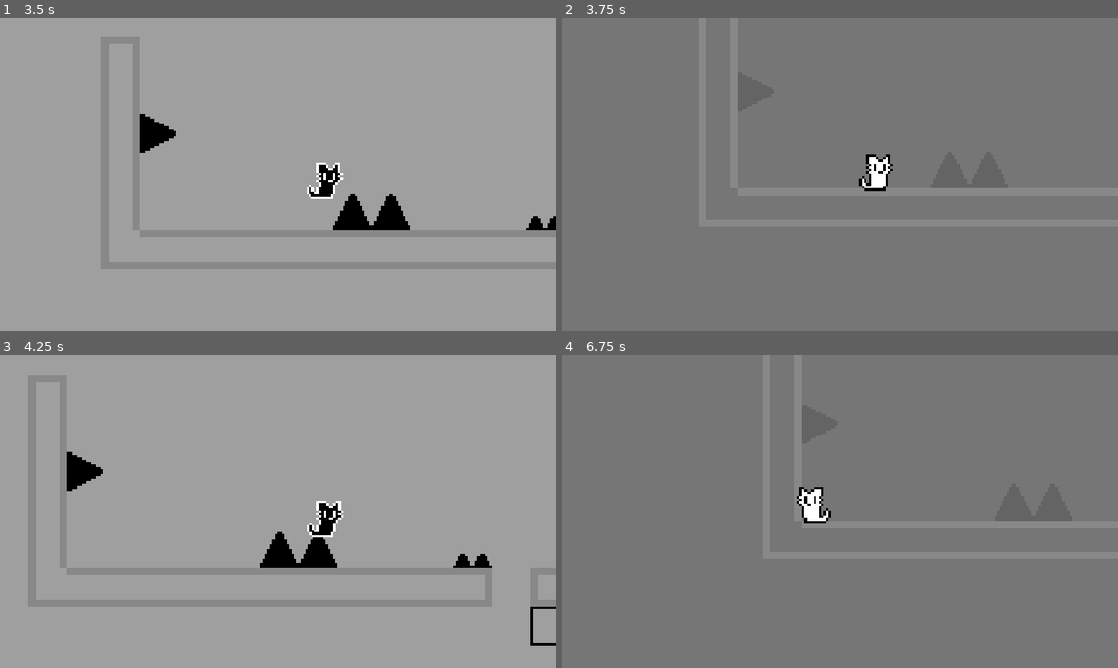
Above: before the commit, frames 1-4 (two rows, left to right).
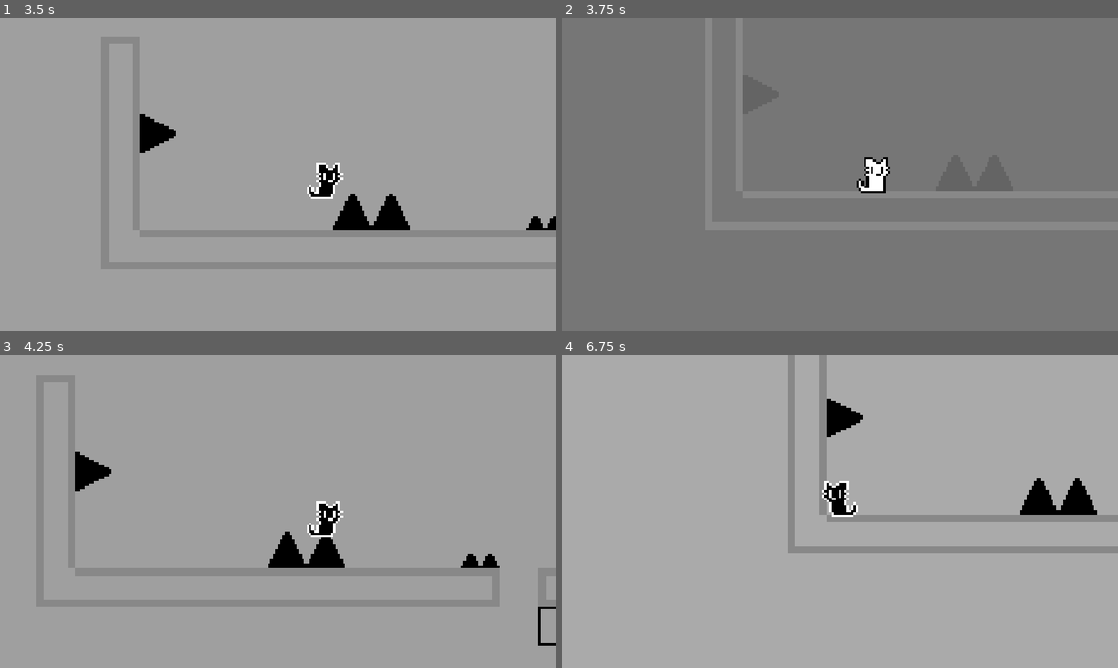
Above: after the commit, the same moments.

Repository: rehcsinroh/Leapshift
Game: Godot game, scene res://main.tscn
Same seed, same stepped clock (60 frames per second), same inputs: the game is played once before the commit and once after it.
Inputs:
- Up to frame 1 (3.5 s): hold D (move_right) 0.53-2.03 s; tap W (jump) at 0.77, 1.52, 3.02 s; hold A (move_left) 2.03-2.78 s; hold D (move_right) from 2.78 s (still down)
- Up to frame 2 (3.75 s): keep holding D (move_right)
- Up to frame 3 (4.25 s): keep holding D (move_right); tap W (jump) at 3.77 s
- Up to frame 4 (6.75 s): release D (move_right) at 4.28 s; hold A (move_left) 4.28-5.03 s; tap W (jump) at 4.52, 6.02 s; hold D (move_right) 5.03-5.78 s; hold A (move_left) from 5.78 s (still down)

Frame 1 is identical in both runs. In frame 2, 0.6% of the frame differs, in the area x 31-82%, y 17-56%; in frame 3, 1.3%; in frame 4, 97%, in the area x 0-100%, y 0-100%.

Commit message:
spike hitboxes accurate

Diff:
--- a/main.tscn
+++ b/main.tscn
@@ -22,9 +22,11 @@
 texture = ExtResource("3_w48qg")
 texture_region_size = Vector2i(64, 64)
 1:0/0 = 0
-1:0/0/physics_layer_1/polygon_0/points = PackedVector2Array(-32, -32, 32, -32, 32, 32, -32, 32)
-2:0/0 = 0
-2:0/0/physics_layer_1/polygon_0/points = PackedVector2Array(-32, -32, 32, -32, 32, 32, -32, 32)
+1:0/0/physics_layer_0/polygon_0/points = PackedVector2Array(-22.353165, 0.22578812, 32, -32, 32, 32)
+1:0/0/physics_layer_1/polygon_0/points = PackedVector2Array(32, -32, 32, 32, -23.768867, 0.273201)
+2:0/0 = 0
+2:0/0/physics_layer_0/polygon_0/points = PackedVector2Array(-32, -32, 32, -32, 0.22579193, 21.450005)
+2:0/0/physics_layer_1/polygon_0/points = PackedVector2Array(32, -32, -0.27320862, 22.67604, -32, -32)
 6:0/0 = 0
 7:0/0 = 0
 8:0/0 = 0
@@ -72,10 +74,12 @@
 12:3/0 = 0
 13:3/0 = 0
 0:0/0 = 0
-0:0/0/physics_layer_1/polygon_0/points = PackedVector2Array(-32, -32, 32, -32, 32, 32, -32, 32)
+0:0/0/physics_layer_0/polygon_0/points = PackedVector2Array(-0.22578812, -18.740532, 32, 32, -32, 32)
+0:0/0/physics_layer_1/polygon_0/points = PackedVector2Array(0.27320862, -25.408104, 32, 32, -32, 32)
 0:1/0 = 0
 3:0/0 = 0
-3:0/0/physics_layer_1/polygon_0/points = PackedVector2Array(-32, -32, 32, -32, 32, 32, -32, 32)
+3:0/0/physics_layer_0/polygon_0/points = PackedVector2Array(-32, -32, 23.707901, -0.22579193, -32, 32)
+3:0/0/physics_layer_1/polygon_0/points = PackedVector2Array(23.768867, 0.273201, -32, 32, -32, -32)
 3:1/0 = 0
 4:0/0 = 0
 5:0/0 = 0
@@ -94,13 +98,17 @@
 texture = ExtResource("4_vivmo")
 texture_region_size = Vector2i(64, 64)
 0:0/0 = 0
-0:0/0/physics_layer_1/polygon_0/points = PackedVector2Array(-32, -32, 32, -32, 32, 32, -32, 32)
-1:0/0 = 0
-1:0/0/physics_layer_1/polygon_0/points = PackedVector2Array(-32, -32, 32, -32, 32, 32, -32, 32)
-2:0/0 = 0
-2:0/0/physics_layer_1/polygon_0/points = PackedVector2Array(-32, -32, 32, -32, 32, 32, -32, 32)
-3:0/0 = 0
-3:0/0/physics_layer_1/polygon_0/points = PackedVector2Array(-32, -32, 32, -32, 32, 32, -32, 32)
+0:0/0/physics_layer_0/polygon_0/points = PackedVector2Array(-16.031055, 10.612106, -0.22578812, 32, 16.482635, 11.06369, 32, 32, -32, 32)
+0:0/0/physics_layer_1/polygon_0/points = PackedVector2Array(32, 32, -32, 32, -15.572704, 11.201416, -0.8196182, 32, 15.572708, 9.015778)
+1:0/0 = 0
+1:0/0/physics_layer_0/polygon_0/points = PackedVector2Array(32, -0.67736816, 10.612106, -16.03106, 32, -32, 32, 32, 10.16053, 16.482635)
+1:0/0/physics_layer_1/polygon_0/points = PackedVector2Array(32, 32, 11.201424, 16.11911, 32, 0.273201, 11.201424, -17.21194, 32, -32)
+2:0/0 = 0
+2:0/0/physics_layer_0/polygon_0/points = PackedVector2Array(-16.031055, -11.515266, -32, -32, 32, -32, 16.482635, -11.06369, 0.22579193, -32)
+2:0/0/physics_layer_1/polygon_0/points = PackedVector2Array(16.119118, -12.840656, -0.27320862, -32, -16.665527, -11.747833, -32, -32, 32, -32)
+3:0/0 = 0
+3:0/0/physics_layer_0/polygon_0/points = PackedVector2Array(-32, 32, -32, -32, -10.16053, -16.03106, -32, 0.67736816, -9.70895, 16.482635)
+3:0/0/physics_layer_1/polygon_0/points = PackedVector2Array(-32, 0.273201, -11.20142, 15.5727005, -32, 32, -32, -32, -11.20142, -16.119122)
 
 [sub_resource type="TileSetAtlasSource" id="TileSetAtlasSource_074og"]
 texture = ExtResource("4_yaehf")
@@ -289,25 +297,33 @@
 texture = ExtResource("6_yaehf")
 texture_region_size = Vector2i(64, 64)
 0:0/0 = 0
-0:0/0/physics_layer_1/polygon_0/points = PackedVector2Array(-32, -32, 32, -32, 32, 32, -32, 32)
-1:0/0 = 0
-1:0/0/physics_layer_1/polygon_0/points = PackedVector2Array(-32, -32, 32, -32, 32, 32, -32, 32)
-2:0/0 = 0
-2:0/0/physics_layer_1/polygon_0/points = PackedVector2Array(-32, -32, 32, -32, 32, 32, -32, 32)
-3:0/0 = 0
-3:0/0/physics_layer_1/polygon_0/points = PackedVector2Array(-32, -32, 32, -32, 32, 32, -32, 32)
+0:0/0/physics_layer_0/polygon_0/points = PackedVector2Array(0.22579193, -23.256325, 32, 32, -32, 32)
+0:0/0/physics_layer_1/polygon_0/points = PackedVector2Array(-0.273201, -26.500923, 32, 32, -32, 32)
+1:0/0 = 0
+1:0/0/physics_layer_0/polygon_0/points = PackedVector2Array(32, -32, 32, 32, -24.611061, -0.22579193)
+1:0/0/physics_layer_1/polygon_0/points = PackedVector2Array(32, -32, 32, 32, -22.676044, -0.27320862)
+2:0/0 = 0
+2:0/0/physics_layer_0/polygon_0/points = PackedVector2Array(32, -32, 0.22579193, 24.159477, -32, -32)
+2:0/0/physics_layer_1/polygon_0/points = PackedVector2Array(32, -32, 0.8196182, 23.22245, -32, -32)
+3:0/0 = 0
+3:0/0/physics_layer_0/polygon_0/points = PackedVector2Array(26.868958, -0.22579193, -32, 32, -32, -32)
+3:0/0/physics_layer_1/polygon_0/points = PackedVector2Array(26.500923, -0.27320862, -32, 32, -32, -32)
 
 [sub_resource type="TileSetAtlasSource" id="TileSetAtlasSource_getpj"]
 texture = ExtResource("7_074og")
 texture_region_size = Vector2i(64, 64)
 0:0/0 = 0
-0:0/0/physics_layer_1/polygon_0/points = PackedVector2Array(-32, -32, 32, -32, 32, 32, -32, 32)
-1:0/0 = 0
-1:0/0/physics_layer_1/polygon_0/points = PackedVector2Array(-32, -32, 32, -32, 32, 32, -32, 32)
-2:0/0 = 0
-2:0/0/physics_layer_1/polygon_0/points = PackedVector2Array(-32, -32, 32, -32, 32, 32, -32, 32)
-3:0/0 = 0
-3:0/0/physics_layer_1/polygon_0/points = PackedVector2Array(-32, -32, 32, -32, 32, 32, -32, 32)
+0:0/0/physics_layer_0/polygon_0/points = PackedVector2Array(32, 32, -32, 32, -16.031055, 9.25737, 0.67736816, 32, 16.03106, 7.9026337)
+0:0/0/physics_layer_1/polygon_0/points = PackedVector2Array(32, 32, -32, 32, -16.119118, 10.108597, 0.27320862, 32, 16.119118, 10.655006)
+1:0/0 = 0
+1:0/0/physics_layer_0/polygon_0/points = PackedVector2Array(32, 32, 10.16053, 16.482635, 32, 1.1289482, 9.25737, -16.03106, 32, -32)
+1:0/0/physics_layer_1/polygon_0/points = PackedVector2Array(32, 32, 11.201424, 15.5727005, 32, -0.8196182, 10.655006, -16.119122, 32, -32)
+2:0/0 = 0
+2:0/0/physics_layer_0/polygon_0/points = PackedVector2Array(16.03106, -11.06369, 0.22579193, -32, -16.031055, -10.16053, -32, -32, 32, -32)
+2:0/0/physics_layer_1/polygon_0/points = PackedVector2Array(16.665527, -12.294247, -0.27320862, -32, -15.572704, -11.201424, -32, -32, 32, -32)
+3:0/0 = 0
+3:0/0/physics_layer_0/polygon_0/points = PackedVector2Array(-32, -0.22579193, -9.70895, 16.03106, -32, 32, -32, -32, -9.25737, -16.03106)
+3:0/0/physics_layer_1/polygon_0/points = PackedVector2Array(-32, 0.273201, -9.562187, 16.11911, -32, 32, -32, -32, -11.20142, -16.665531)
 
 [sub_resource type="TileSet" id="TileSet_1bvp3"]
 tile_size = Vector2i(64, 64)
